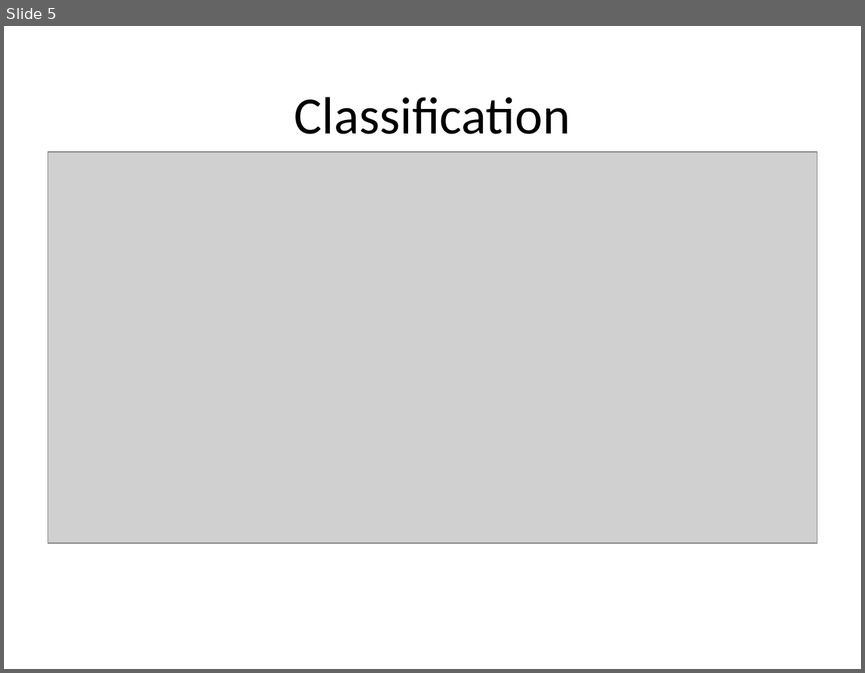
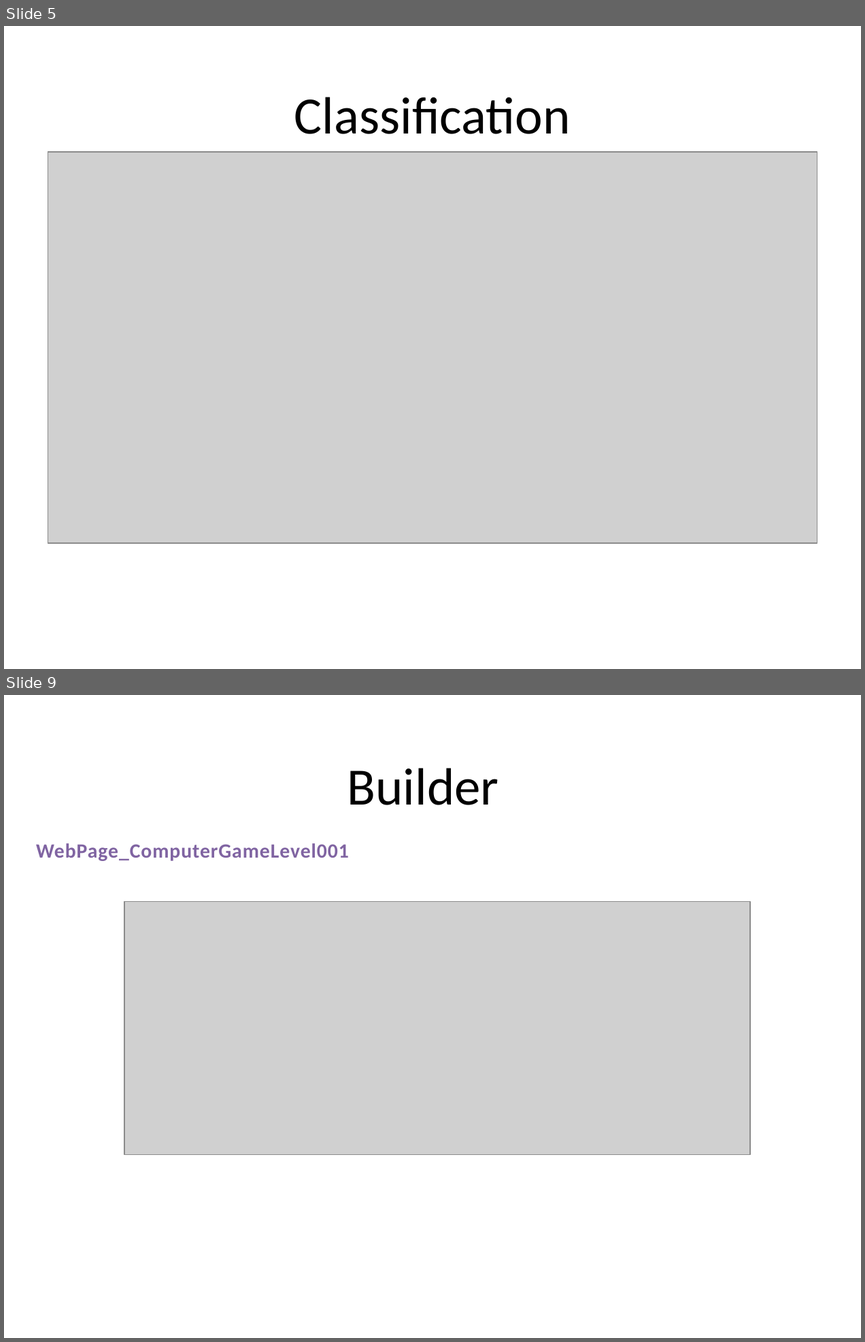
Before and after one commit to PlumpMath/DesignPattern-956, a slide deck: _Doc/DesignPattern.P2.Creational(Bulder).pptx. Shown one above the other, each under a label of ours: slide 5 before the commit, slides 5 and 9 after it; the slides between them are not shown. The pictures are 865x673 and 865x1342 pixels, drawn with LibreOffice and Linux fonts; fonts in the diff are those of the drawing; grey boxes stand for pictures. Boxes give left, top, right and bottom in pixels: in the first picture for what was removed or moved away, otherwise in the second. Text is boxed around its words. In the diff, an @@ line names an element or a change of style, - is before the commit and + after.

Commit message:
Updated Builder code and PPT.

```diff
--- a/_Doc/DesignPattern.P2.Creational(Bulder).pptx
+++ b/_Doc/DesignPattern.P2.Creational(Bulder).pptx
@@ slide 9 added at box(4, 695, 861, 1338), background #FFFFFF @@
@@ title added at box(347, 768, 499, 805), 44 pt, text #000000 @@
+Builder
@@ text added at box(36, 843, 349, 861), 17 pt, text #8064A2, bold @@
+WebPage_ComputerGameLevel001
@@ picture added at box(124, 902, 749, 1154) @@
```
Also in this commit, not shown: 7 slides changed, 7 other slides added, 5 slides removed, 30 other files.
